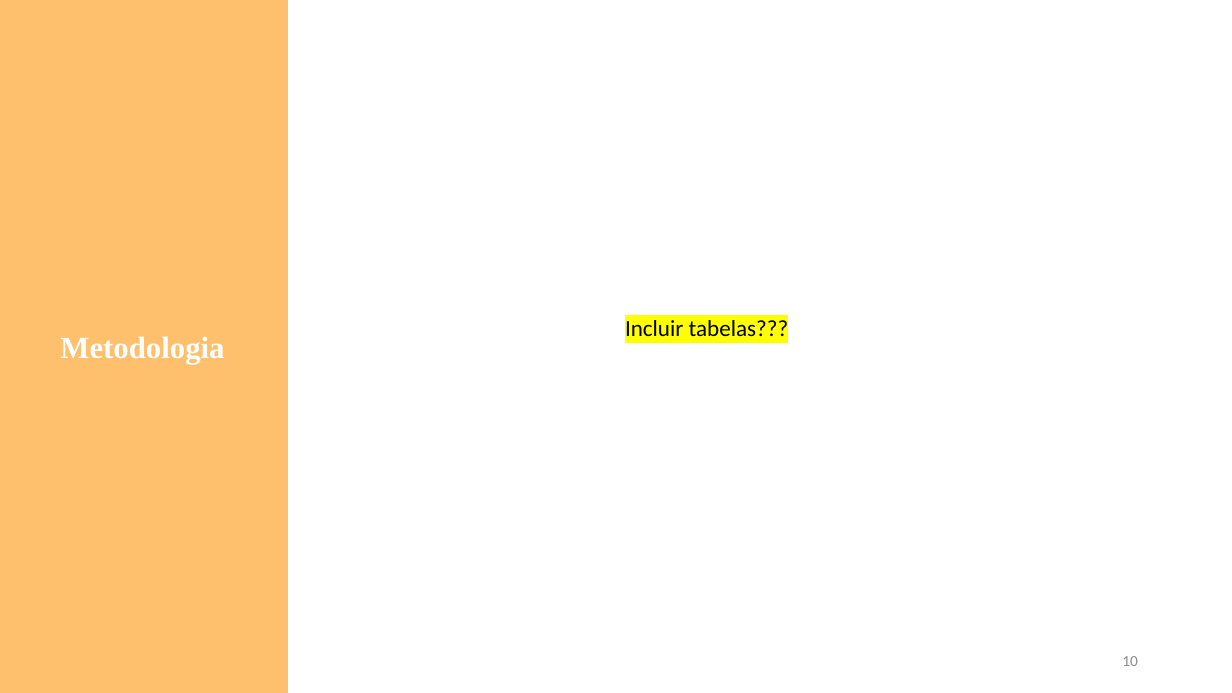
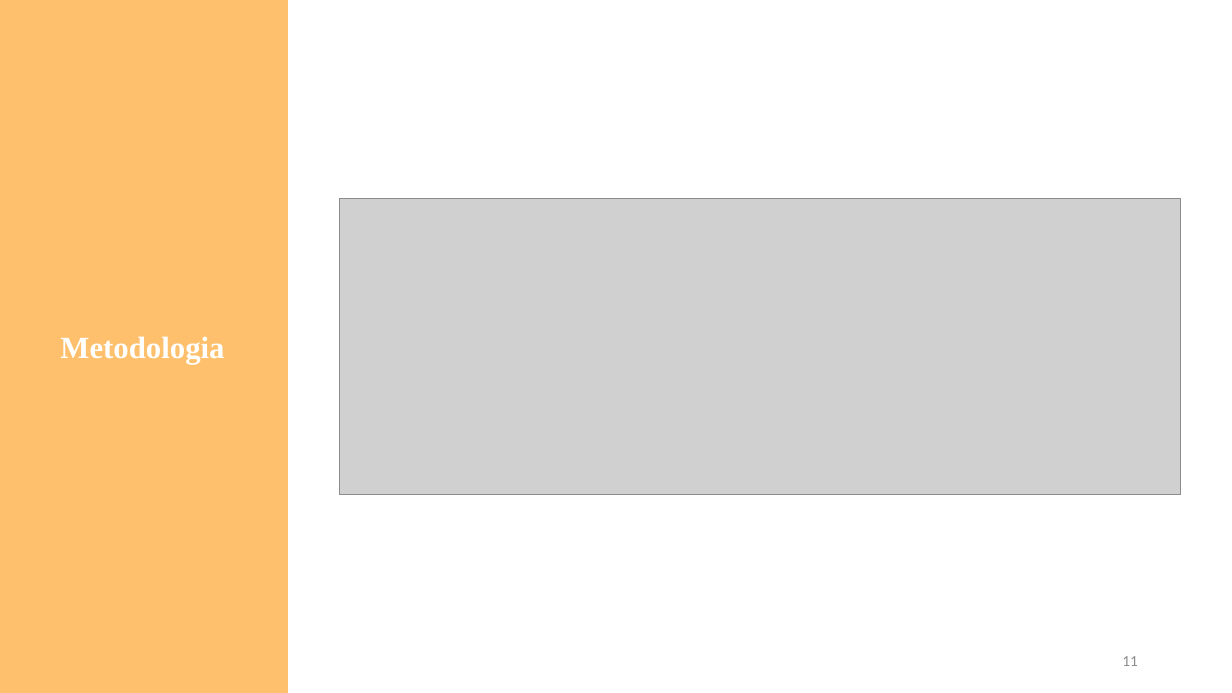
Before and after one commit to dianacatarino/PSI_AMSI_202324, a slide deck: slide 11 of doc/Apresentação 2ª Fase.pptx (slide 10 before the commit). Drawn at 1232x693 pixels with LibreOffice and Linux fonts; fonts in the diff are those of the drawing; grey boxes stand for pictures. Boxes give left, top, right and bottom in pixels: in the first picture for what was removed or moved away, otherwise in the second. Text is boxed around its words. In the diff, an @@ line names an element or a change of style, - is before the commit and + after.

```diff
--- a/doc/Apresentação 2ª Fase.pptx
+++ b/doc/Apresentação 2ª Fase.pptx
@@ picture added at <box>339,199,1180,495</box> @@
@@ text removed at <box>625,317,789,343</box> @@
-Incluir tabelas???
@@ page number at <box>1122,656,1138,666</box>: text changed @@
-10
+11
```
Also in this commit, not shown: 7 other slides changed, 2 slides added, 1 slide removed, 1 other file.
